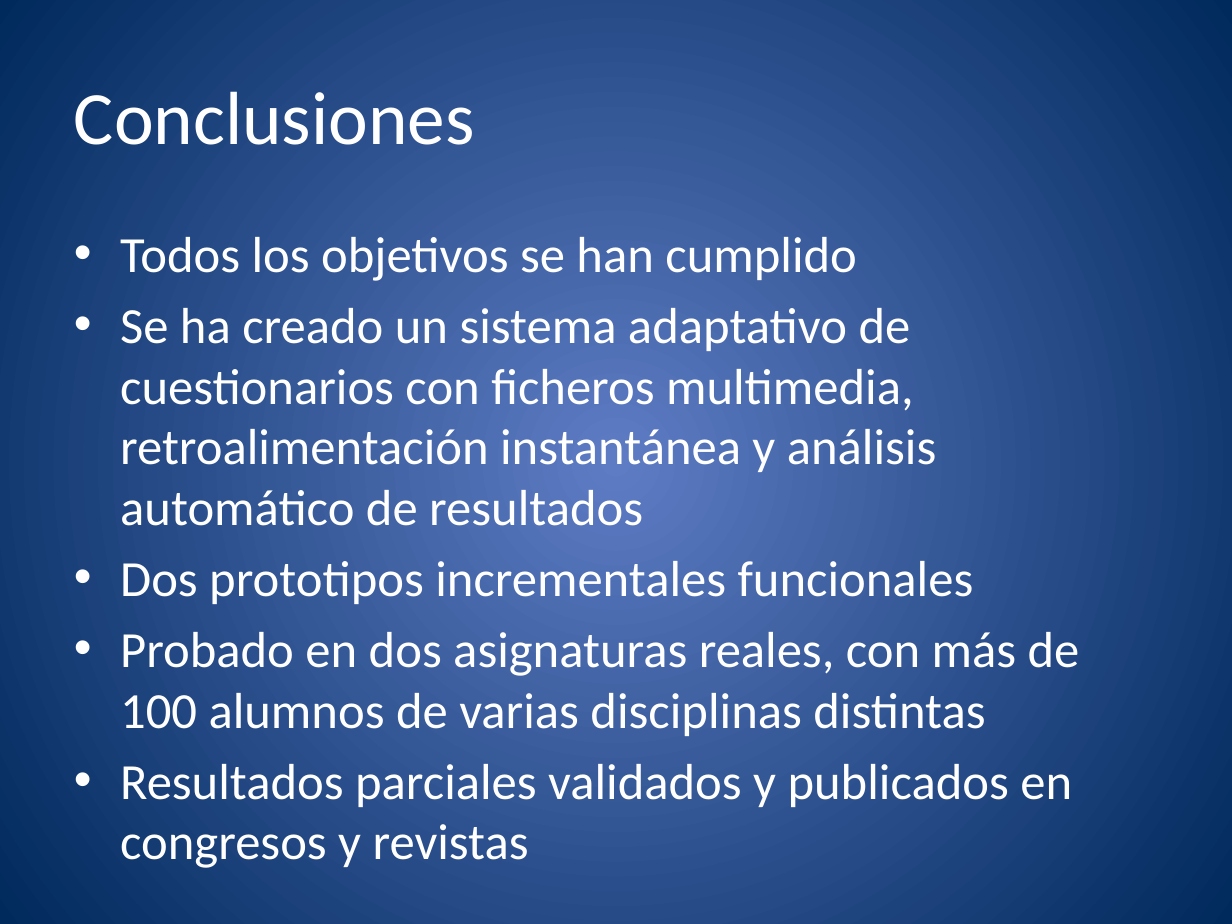
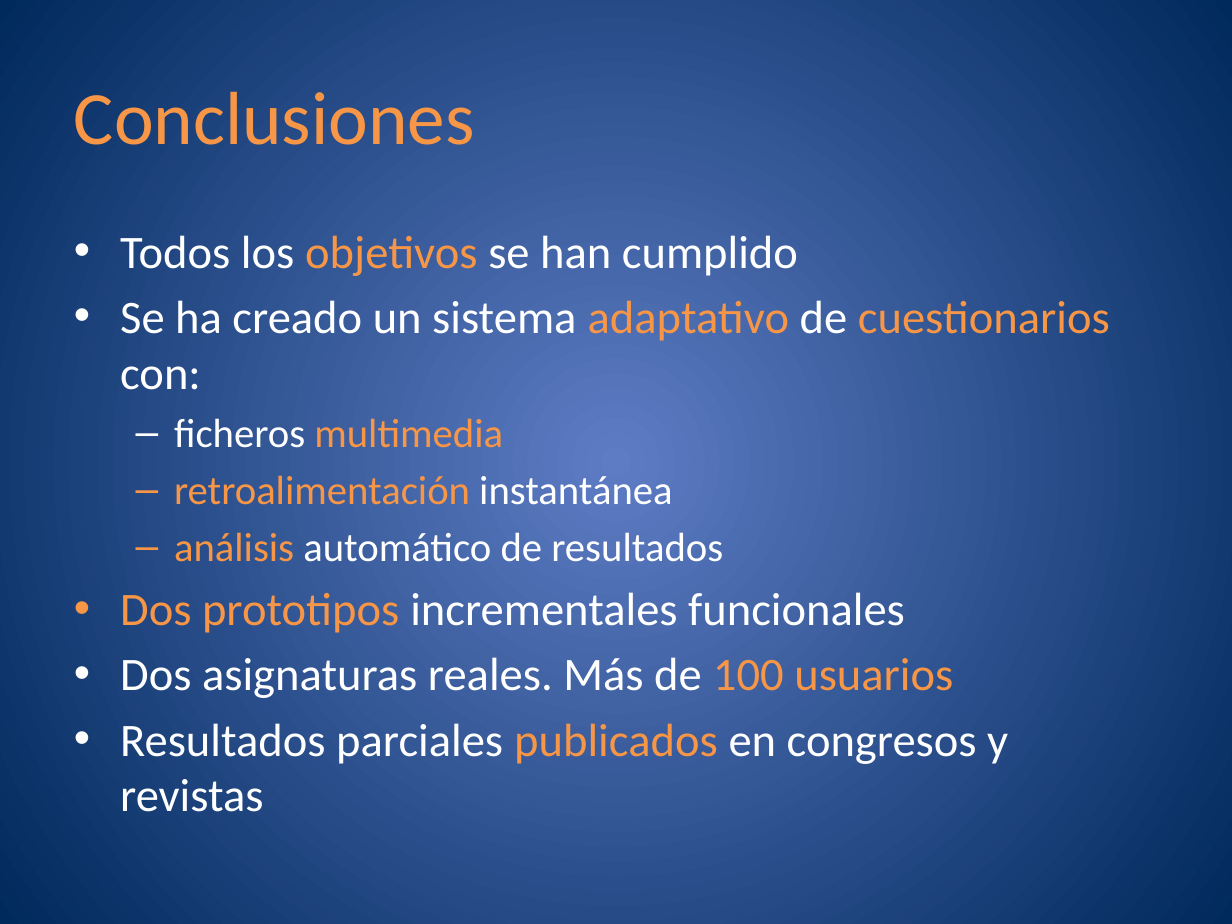
Before and after one commit to molins/TFG, a slide deck: slide 33 of presentacion/TFG.pptx. Drawn at 1232x924 pixels with LibreOffice and Linux fonts; fonts in the diff are those of the drawing. Boxes give left, top, right and bottom in pixels: in the first picture for what was removed or moved away, otherwise in the second. Text is boxed around its words. In the diff, an @@ line names an element or a change of style, - is before the commit and + after.

```diff
--- a/presentacion/TFG.pptx
+++ b/presentacion/TFG.pptx
@@ title "Conclusiones" at [74, 91, 475, 145]: text colour #FFFFFF to #F79646 @@
@@ text at [120, 235, 905, 633]: size 29.6 to 27.2 pt in "Todos los objetivos se han cumplido", "Dos prototipos incrementales funcionales"; text colour #FFFFFF to #F79646 in "objetivos", "Dos prototipos" @@
@@ text at [120, 300, 1110, 562]: text changed; size 29.6 to 23.8 pt @@
-• Se ha creado un sistema adaptativo de cuestionarios con ficheros multimedia, retroalimentación instantánea y análisis automático de resultados
+• Se ha creado un sistema adaptativo de cuestionarios con:
+  – ficheros multimedia
+  – retroalimentación instantánea
+  – análisis automático de resultados
@@ text at [120, 657, 1008, 812]: text changed; size 29.6 to 27.2 pt @@
-• Probado en dos asignaturas reales, con más de 100 alumnos de varias disciplinas distintas
-• Resultados parciales validados y publicados en congresos y revistas
+• Dos asignaturas reales. Más de 100 usuarios
+• Resultados parciales publicados en congresos y revistas
```
Also in this commit, not shown: 33 other slides changed, 3 slides added, 1 slide removed, 4 other files.
